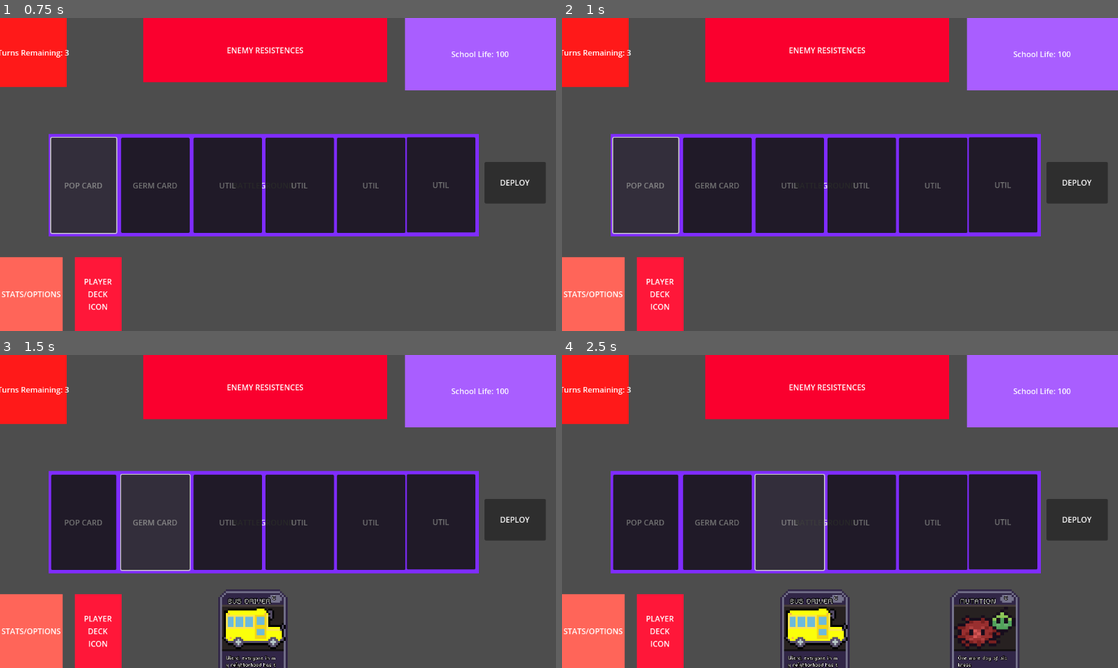
Above: before the commit, frames 1-4 (two rows, left to right).
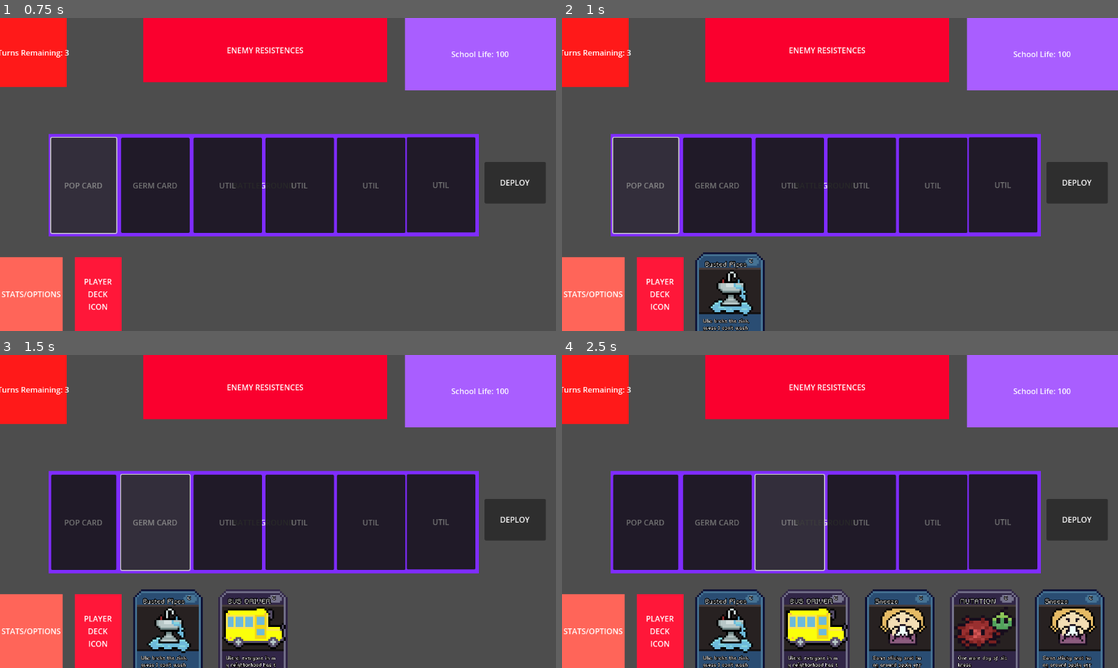
Above: after the commit, the same moments.

Repository: JPGFG/ld24
Game: Godot game, scene res://scenes/game-board/gameboard.tscn
The game is run twice, just before and just after one commit, with the same random seed, the same clock (stepped at 60 frames per second) and the same inputs.
Inputs (mouse positions are in pixels of both pictures, inside the frame that each line leads up to):
- Up to frame 1 (0.75 s): click (83, 183) at 0.5 s
- Up to frame 2 (1 s): no input
- Up to frame 3 (1.5 s): click (155, 520) at 1.25 s
- Up to frame 4 (2.5 s): click (789, 520) at 2.02 s

Frame 1 is identical in both runs. In frame 2, 3.0% of the frame differs, in the area x 24-37%, y 74-100%; in frame 3, 3.0%; in frame 4, 9.0%, in the area x 24-98%, y 74-100%.
Error before the commit: Invalid assignment of property or key 'card_resource' with value of type 'Resource (CardResource)' on a base object of type 'Nil'. (res://scripts/cards/card.gd…

Commit message:
fixing connor's mistake

Diff:
--- a/scripts/cards/card.gd
+++ b/scripts/cards/card.gd
@@ -77,5 +77,7 @@
 			card = preload("res://scenes/cards/pop_card.tscn").instantiate()
 		CardResource.CardType.DISEASE:
 			card = preload("res://scenes/cards/germ_card.tscn").instantiate()
+		CardResource.CardType.ADDER:
+			card = preload("res://scenes/cards/addon_card.tscn").instantiate()
 	card.card_resource = p_card_resource
 	return card
